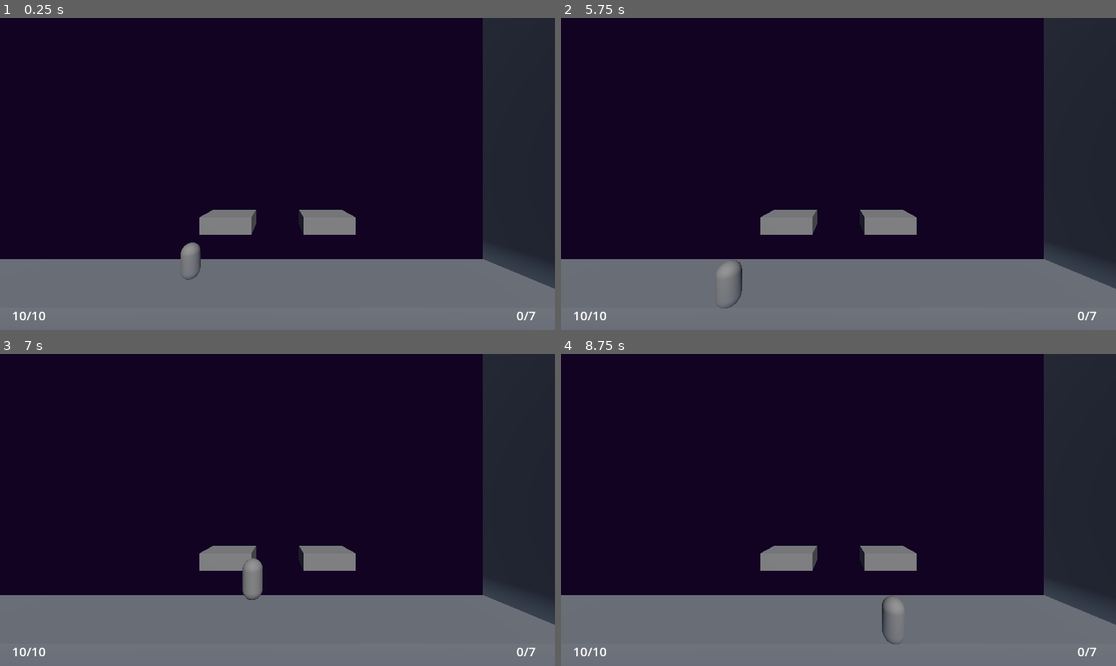
Above: before the commit, frames 1-4 (two rows, left to right).
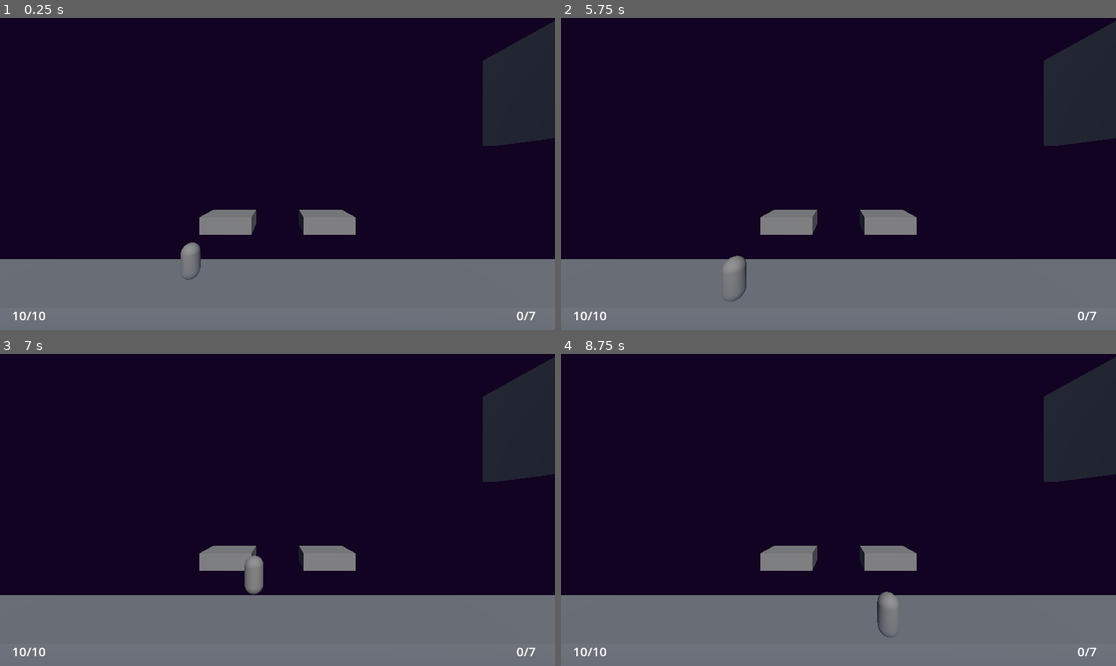
Above: after the commit, the same moments.

Repository: greatbrick0/SacrificeJam1
Game: Godot game, scene res://Scenes/main_level.tscn
Same seed, same stepped clock (60 frames per second), same inputs: the game is played once before the commit and once after it.
Inputs:
- Up to frame 1 (0.25 s): no input
- Up to frame 2 (5.75 s): tap Enter at 0.5 s; hold D (MoveRight) 0.53-1.28 s; hold Q (Parry) 0.53-1.28 s; tap Space (Jump) at 0.77, 1.52, 3.02, 3.77, 4.52 s; hold S (MoveDown) 1.28-2.03 s; tap Q (Parry) at 1.35, 2.85, 4.35 s; hold D (MoveRight) 2.03-2.78 s; hold Q (Parry) 2.03-2.78 s; hold W (MoveUp) 2.78-3.53 s; hold Q (Parry) 3.53-4.28 s; hold A (MoveLeft) 3.53-5.03 s; hold S (MoveDown) from 5.03 s (still down); hold Q (Parry) from 5.03 s (still down)
- Up to frame 3 (7 s): release S (MoveDown) at 5.78 s; release Q (Parry) at 5.78 s; hold D (MoveRight) 5.78-6.53 s; tap Q (Parry) at 5.85 s; tap Space (Jump) at 6.02, 6.77 s; hold W (MoveUp) from 6.53 s (still down); hold Q (Parry) from 6.53 s (still down)
- Up to frame 4 (8.75 s): release W (MoveUp) at 7.28 s; release Q (Parry) at 7.28 s; hold D (MoveRight) 7.28-8.03 s; tap Q (Parry) at 7.35 s; tap Space (Jump) at 7.52 s; hold S (MoveDown) from 8.03 s (still down); hold Q (Parry) from 8.03 s (still down)

The runs differ from the first frame. In frame 1, 6.4% of the frame differs, in the area x 86-100%, y 0-87%; in frame 2, 6.6%; in frame 3, 6.6%; in frame 4, 6.7%, in the area x 56-100%, y 0-94%.

Commit message:
Bounded Player Depth

Diff:
--- a/Scenes/coin.tscn
+++ b/Scenes/coin.tscn
@@ -6,6 +6,15 @@
 [sub_resource type="SphereMesh" id="SphereMesh_1wi6k"]
 
 [sub_resource type="SphereShape3D" id="SphereShape3D_4dm8y"]
+
+[sub_resource type="SphereMesh" id="SphereMesh_hf2ht"]
+radius = 0.2
+height = 0.4
+rings = 4
+
+[sub_resource type="Curve" id="Curve_bxonl"]
+_data = [Vector2(0, 1), 0.0, 0.0, 0, 0, Vector2(1, 0), 0.0, 0.0, 0, 0]
+point_count = 2
 
 [node name="Coin" type="Node3D"]
 script = ExtResource("1_dea5n")
@@ -25,4 +34,19 @@
 [node name="CollectSound" type="AudioStreamPlayer" parent="."]
 stream = ExtResource("2_x456p")
 
+[node name="CollectParticles" type="CPUParticles3D" parent="."]
+emitting = false
+amount = 16
+lifetime = 0.5
+one_shot = true
+explosiveness = 1.0
+mesh = SubResource("SphereMesh_hf2ht")
+spread = 180.0
+gravity = Vector3(0, 0, 0)
+initial_velocity_min = 3.0
+initial_velocity_max = 3.0
+linear_accel_min = -6.0
+linear_accel_max = -6.0
+scale_amount_curve = SubResource("Curve_bxonl")
+
 [connection signal="area_entered" from="CollectArea" to="." method="_on_collect_area_area_entered"]
--- a/Scenes/main_level.tscn
+++ b/Scenes/main_level.tscn
@@ -17,6 +17,9 @@
 size = Vector3(1, 30, 4)
 
 [sub_resource type="BoxMesh" id="BoxMesh_lm0at"]
+size = Vector3(1, 6, 4)
+
+[sub_resource type="BoxShape3D" id="BoxShape3D_1x0r5"]
 size = Vector3(1, 30, 4)
 
 [node name="MainLevel" type="Node3D" node_paths=PackedStringArray("currentLevel")]
@@ -93,4 +96,11 @@
 horizontal_alignment = 1
 vertical_alignment = 1
 
+[node name="BackWall" type="StaticBody3D" parent="."]
+transform = Transform3D(1, 0, 0, 0, 1, 0, 0, 0, 1, -15, 0, 0)
+
+[node name="CollisionShape3D" type="CollisionShape3D" parent="BackWall"]
+transform = Transform3D(1, 0, 0, 0, 1, 0, 0, 0, 1, 0, 10, 0)
+shape = SubResource("BoxShape3D_1x0r5")
+
 [connection signal="area_entered" from="LevelEnd" to="." method="_on_level_end_area_entered"]
--- a/Scripts/Coin.gd
+++ b/Scripts/Coin.gd
@@ -5,3 +5,4 @@
 	$CollectArea/CollisionShape3D.set_deferred("disabled", true)
 	$Visuals.visible = false
 	$CollectSound.play()
+	$CollectParticles.emitting = true;
--- a/Scripts/player.gd
+++ b/Scripts/player.gd
@@ -1,6 +1,7 @@
 extends CharacterBody3D
 class_name Player
 
+@export var depthBounds: Vector2 = Vector2(-1.5, 1.5)
 @export var speed: Vector2 = Vector2(4, 2)
 @export var smallJumpHeight: float = 4.5
 @export var bigJumpHeight: float = 10
@@ -55,6 +56,10 @@
 		velocity.x = move_toward(velocity.x, 0, speed.x)
 		velocity.z = move_toward(velocity.z, 0, speed.y)
 	move_and_slide()
+	if(global_position.z < depthBounds.x):
+		global_position.z = depthBounds.x
+	elif(global_position.z > depthBounds.y):
+		global_position.z = depthBounds.y
 
 	#blocking
 	if(timeBlocking > 0.1):
Not shown: 1 places in Scenes/coin.tscn that only renumber resources
Not shown: 1 places in Scenes/main_level.tscn that only renumber resources
